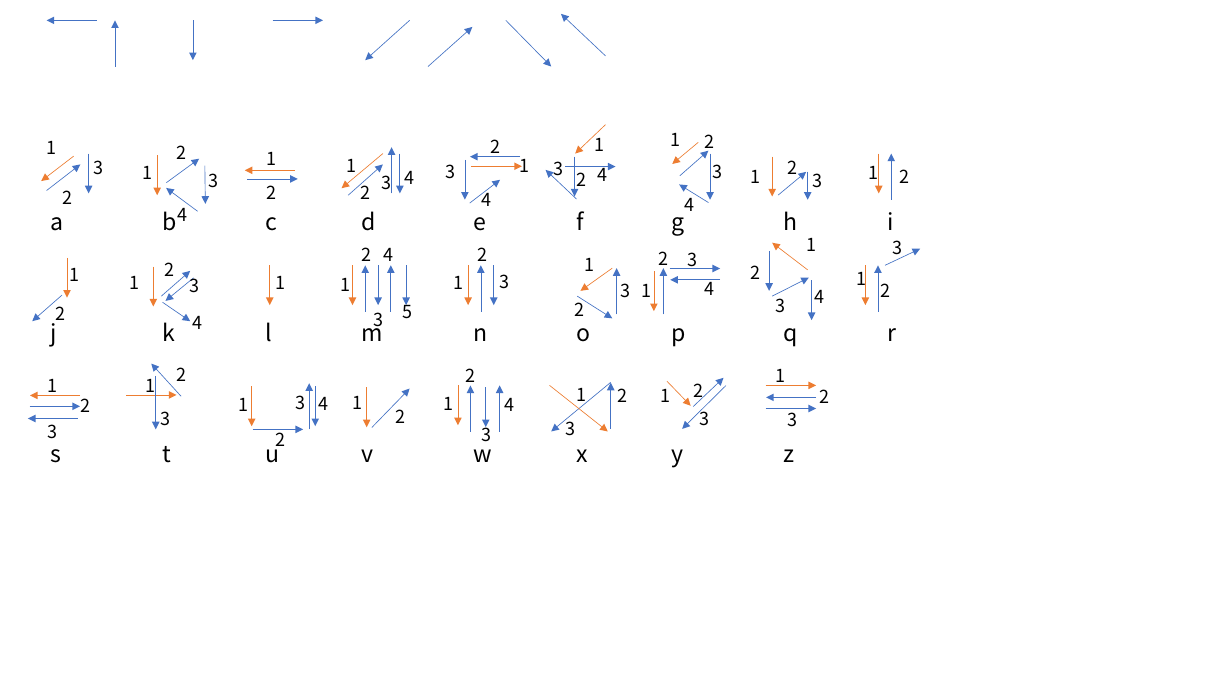
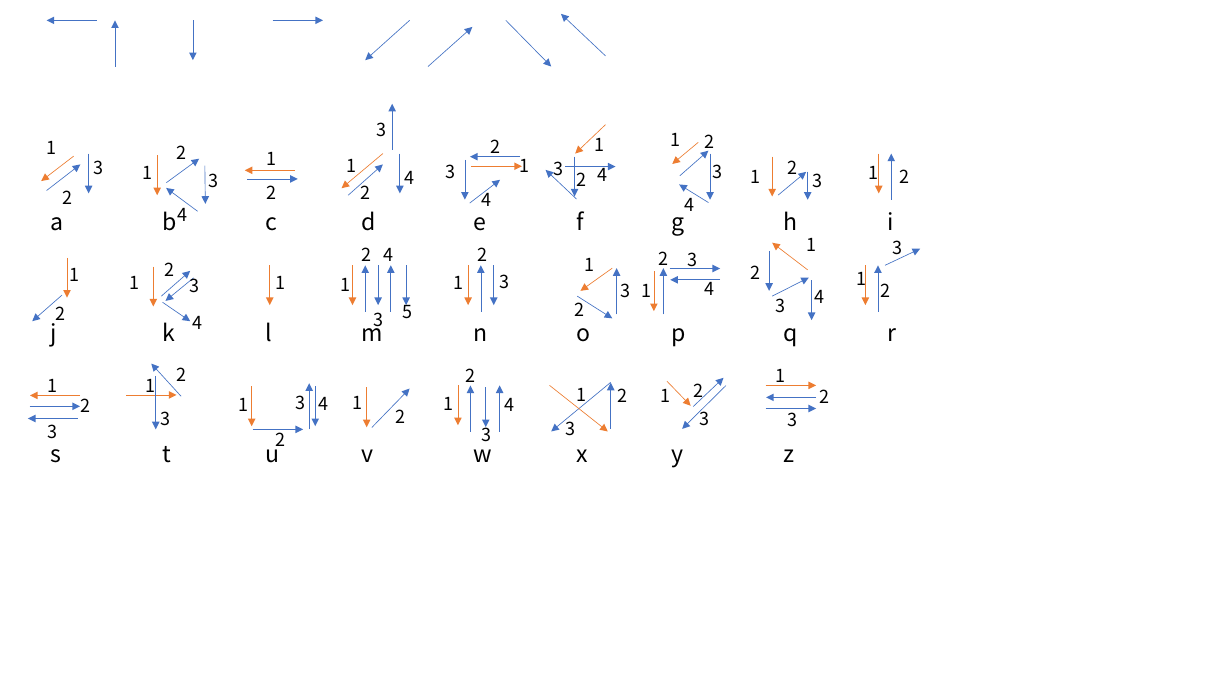
Before and after one commit to xurh20/FingertipGesture, a slide deck: slide 2 of directions.pptx. Drawn at 1232x693 pixels with LibreOffice and Linux fonts; fonts in the diff are those of the drawing. Boxes give left, top, right and bottom in pixels: in the first picture for what was removed or moved away, otherwise in the second. Text is boxed around its words. In the diff, an @@ line names an element or a change of style, - is before the commit and + after.

```diff
--- a/directions.pptx
+++ b/directions.pptx
@@ text "3": place and size @@
-text "3" at <box>381,175,391,190</box>
+text "3" at <box>377,122,387,137</box>
@@ arrow moved from (392, 193) - (392, 147) to (392, 150) - (392, 104) @@
```
Also in this commit, not shown: 6 other files.
